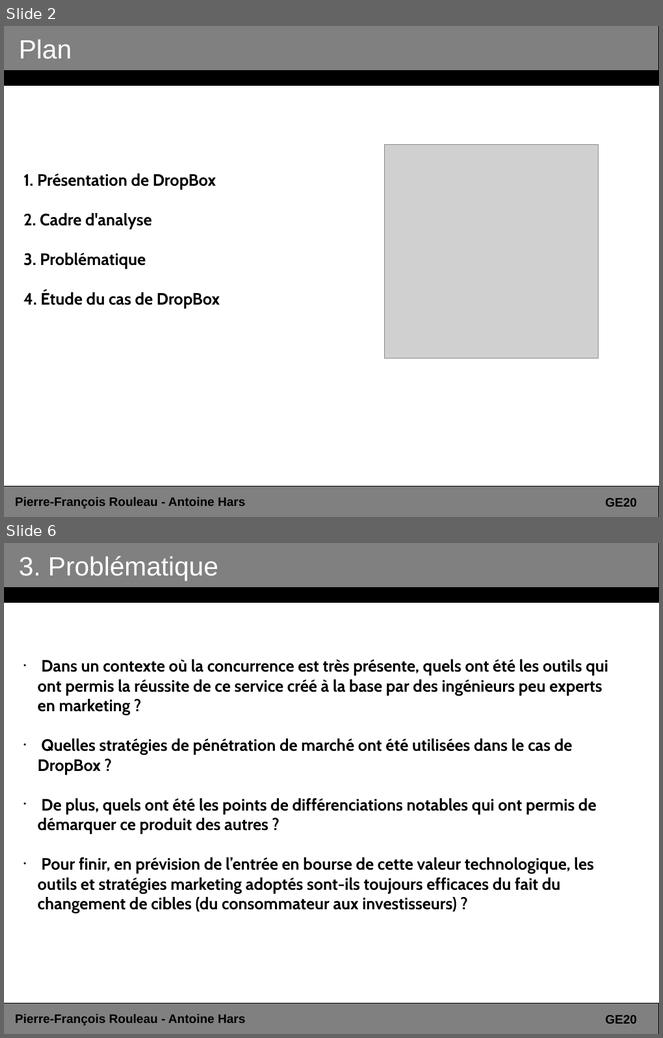
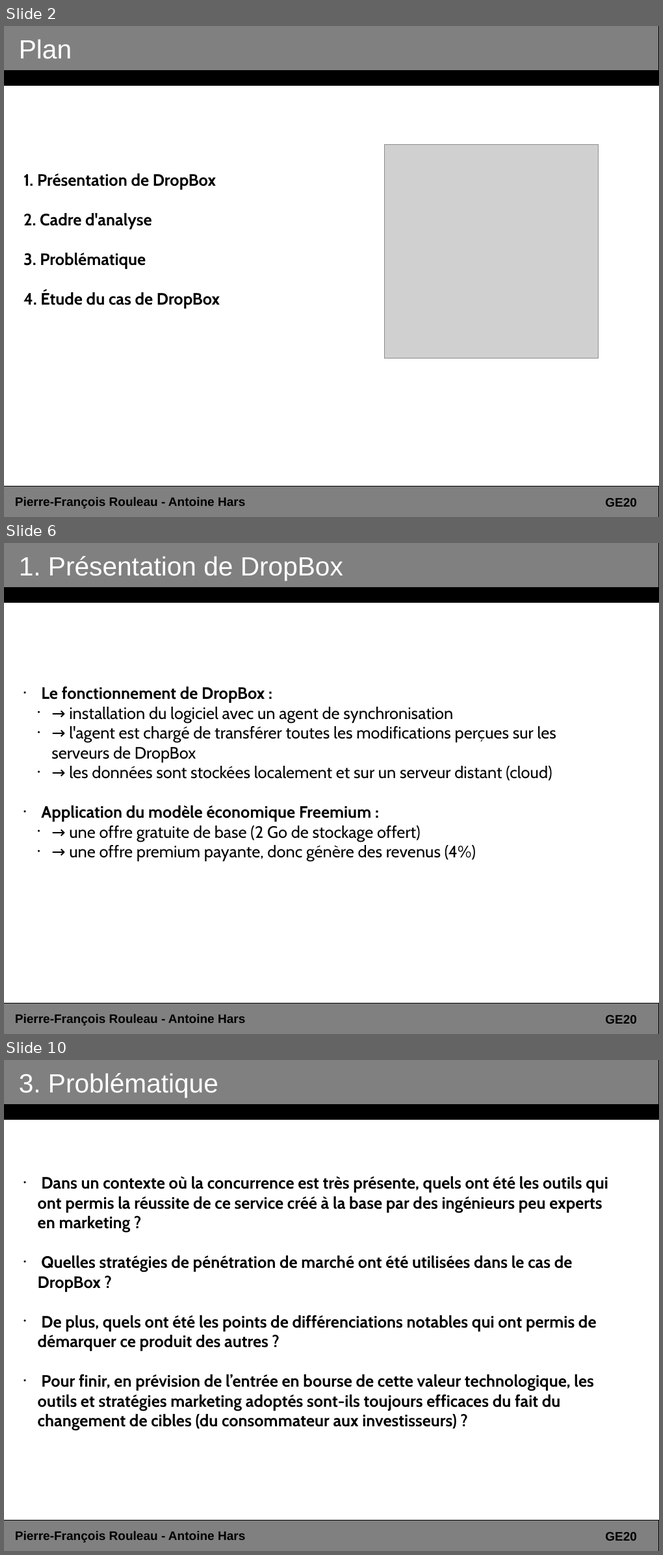
Before and after one commit to ahars/ge20, a slide deck: presentation_dropbox.odp. Shown one above the other, each under a label of ours: slides 2 and 6 before the commit, slides 2, 6 and 10 after it; the slides between them are not shown. The pictures are 663x1038 and 663x1555 pixels, drawn with LibreOffice and Linux fonts; fonts in the diff are those of the drawing; grey boxes stand for pictures. Boxes give left, top, right and bottom in pixels: in the first picture for what was removed or moved away, otherwise in the second. Text is boxed around its words. In the diff, an @@ line names an element or a change of style, - is before the commit and + after.

```diff
--- a/presentation_dropbox.odp
+++ b/presentation_dropbox.odp
@@ slide 6 added at (4, 543, 659, 1034), background #FFFFFF @@
@@ rectangle added at (4, 543, 659, 602), fill #808080, outline #000000 0 pt @@
@@ title added at (19, 556, 343, 581), 32 pt, text #FFFFFF @@
+1. Présentation de DropBox
@@ rectangle added at (4, 588, 659, 602), fill #000000, outline #000000 0 pt @@
@@ subtitle added at (41, 687, 556, 861), 20 pt, text #000000 @@
+• Le fonctionnement de DropBox :
+  • → installation du logiciel avec un agent de synchronisation
+  • → l'agent est chargé de transférer toutes les modifications perçues sur les serveurs de DropBox
+  • → les données sont stockées localement et sur un serveur distant (cloud)
+• Application du modèle économique Freemium :
+  • → une offre gratuite de base (2 Go de stockage offert)
+  • → une offre premium payante, donc génère des revenus (4%)
@@ rectangle added at (4, 1004, 659, 1034), fill #808080, outline #000000 0 pt @@
@@ text added at (15, 1014, 245, 1026), 15 pt, text #000000, bold @@
+Pierre-François Rouleau - Antoine Hars
@@ text added at (605, 1016, 637, 1024), 15 pt, text #000000, bold @@
+GE20
@@ what was slide 6 is now slide 10 @@
```
Also in this commit, not shown: 4 slides changed, 4 other slides added.
